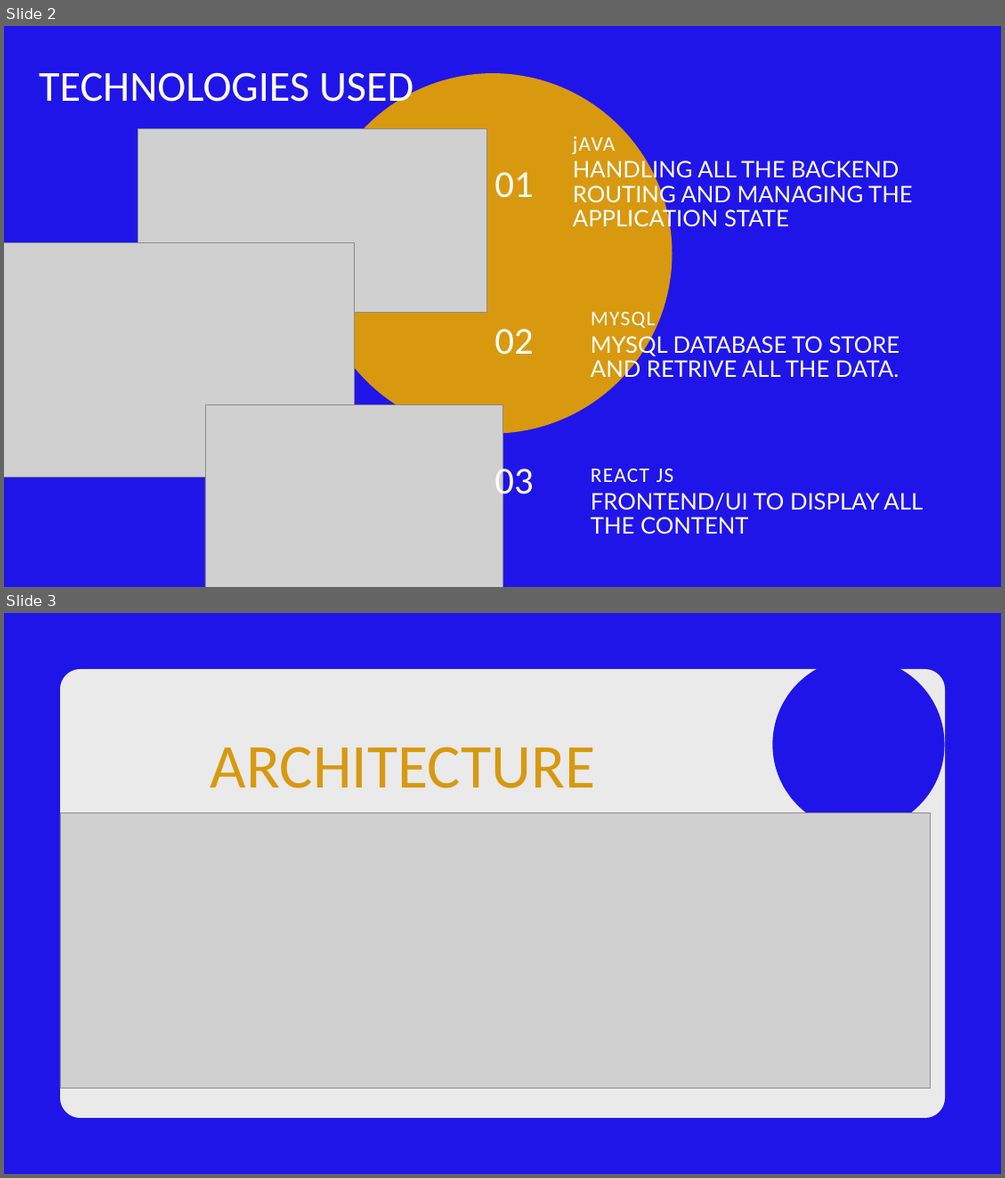
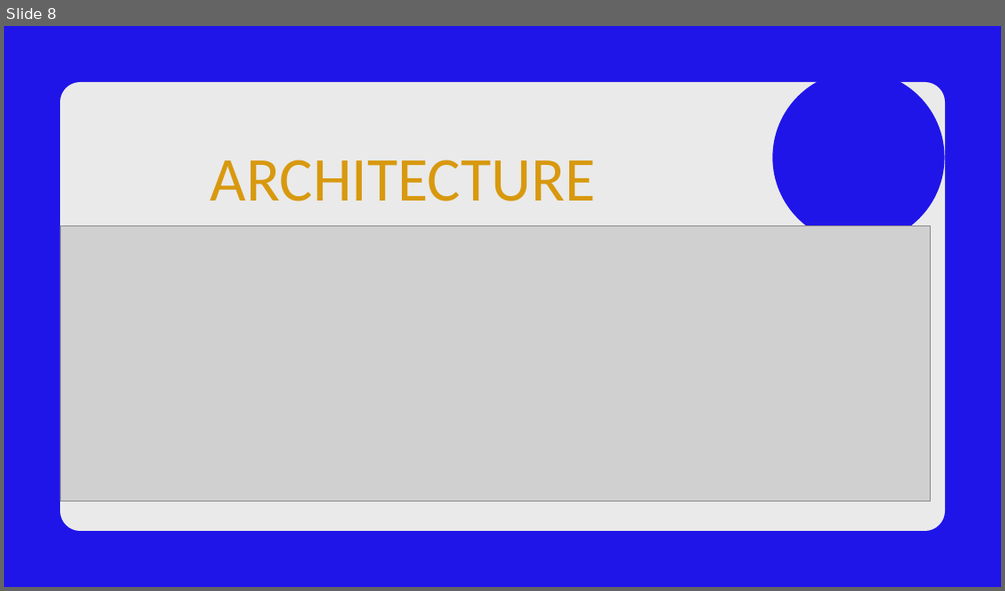
Before and after one commit to bhattaraijay05/msql-spring-react, a slide deck: java project.pptx. Shown one above the other, each under a label of ours: slides 2 and 3 before the commit, slide 8 after it. The pictures are 1005x1178 and 1005x591 pixels, drawn with LibreOffice and Linux fonts; fonts in the diff are those of the drawing; grey boxes stand for pictures; background and template pictures are left out. Boxes give left, top, right and bottom in pixels: in the first picture for what was removed or moved away, otherwise in the second. Text is boxed around its words. In the diff, an @@ line names an element or a change of style, - is before the commit and + after.

```diff
--- a/java project.pptx
+++ b/java project.pptx
@@ slide 2 removed at bbox=[4, 26, 1001, 587], background #2015E8 @@
@@ text removed at bbox=[39, 72, 413, 111] @@
-TECHNOLOGIES USED
@@ freeform shape removed at bbox=[314, 73, 672, 434] @@
@@ picture removed at bbox=[138, 128, 487, 312] @@
@@ text removed at bbox=[573, 136, 615, 154] @@
-jAVA
@@ text removed at bbox=[573, 159, 913, 231] @@
-HANDLING ALL THE BACKEND ROUTING AND MANAGING THE APPLICATION STATE
@@ text removed at bbox=[494, 172, 533, 198] @@
-01
@@ picture removed at bbox=[4, 243, 354, 477] @@
@@ text removed at bbox=[591, 312, 655, 328] @@
-MYSQL
@@ text removed at bbox=[494, 329, 533, 354] @@
-02
@@ text removed at bbox=[591, 333, 900, 382] @@
-MYSQL DATABASE TO STORE AND RETRIVE ALL THE DATA.
@@ picture removed at bbox=[205, 404, 502, 587] @@
@@ text removed at bbox=[494, 461, 533, 502] @@
-03
@@ text removed at bbox=[591, 468, 673, 482] @@
-REACT JS
@@ text removed at bbox=[591, 492, 922, 533] @@
-FRONTEND/UI TO DISPLAY ALL THE CONTENT
@@ what was slide 3 is now slide 8 @@
```
Also in this commit, not shown: 4 slides changed, 6 slides added, 2 other slides removed, 6 other files.
